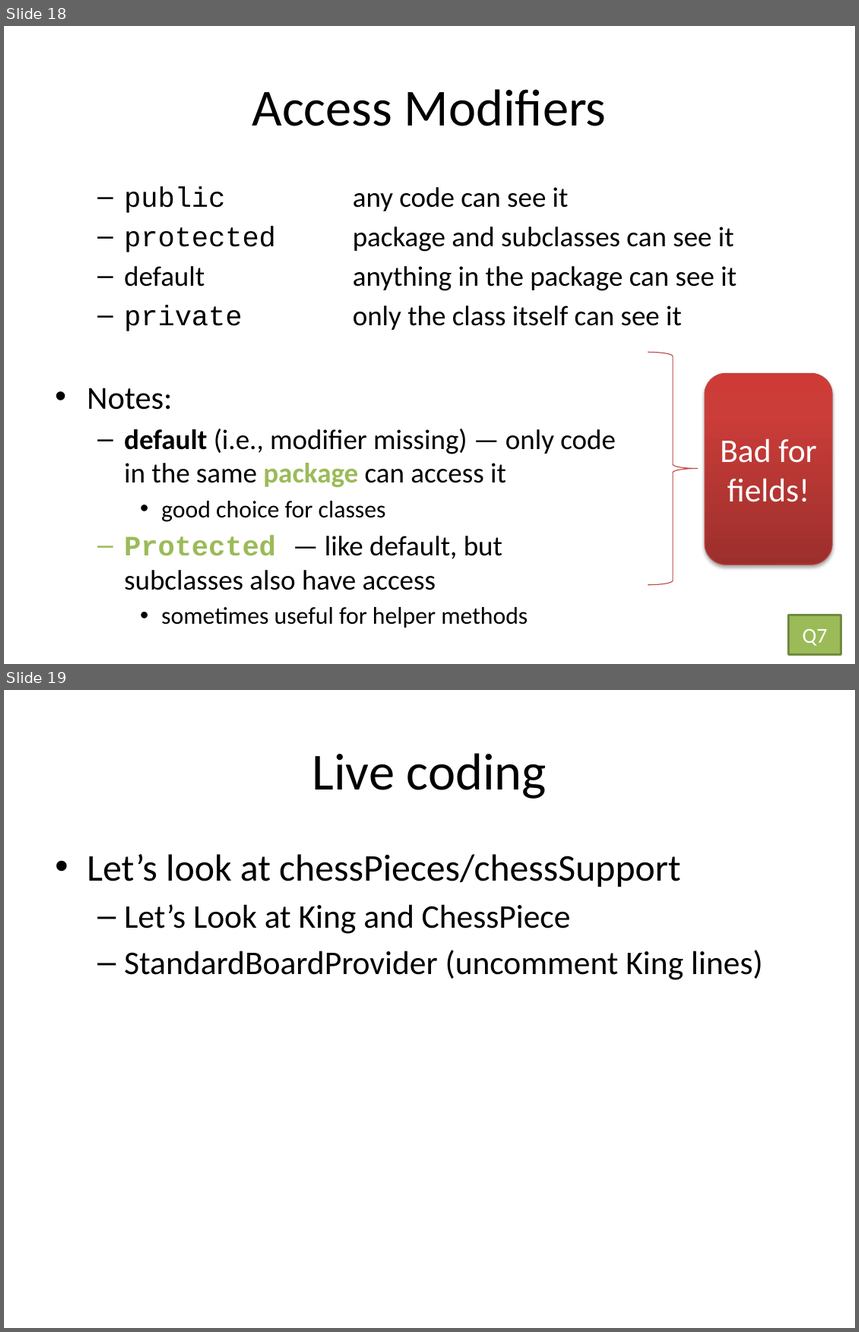
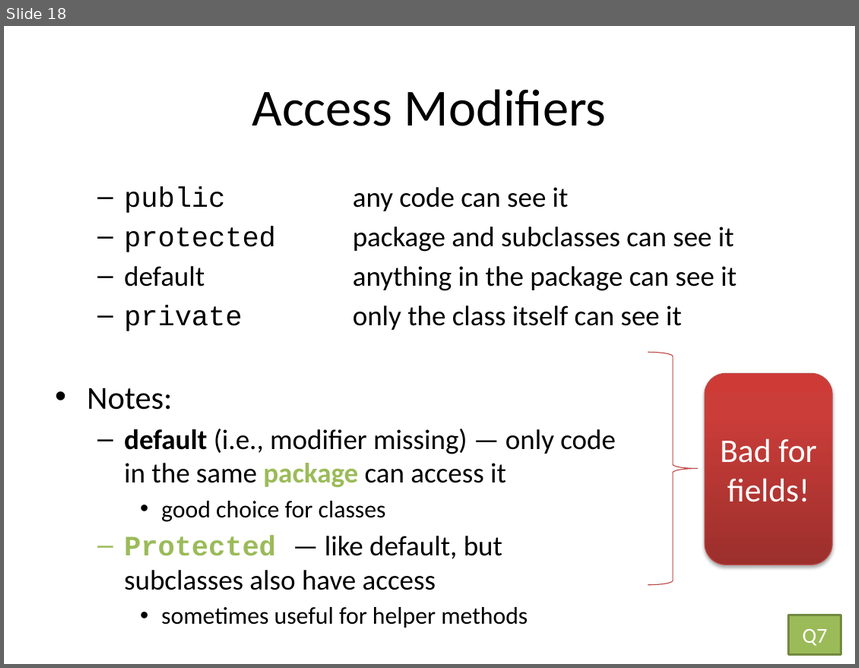
Before and after one commit to rhit-pagvams/csse220, a slide deck: ClassMaterials/ReusableCode/Slides/Part4-Inheritance.pptx. Shown one above the other, each under a label of ours: slides 18 and 19 before the commit, slide 18 after it. The pictures are 859x1332 and 859x668 pixels, drawn with LibreOffice and Linux fonts; fonts in the diff are those of the drawing. Boxes give left, top, right and bottom in pixels: in the first picture for what was removed or moved away, otherwise in the second. Text is boxed around its words. In the diff, an @@ line names an element or a change of style, - is before the commit and + after.

```diff
--- a/ClassMaterials/ReusableCode/Slides/Part4-Inheritance.pptx
+++ b/ClassMaterials/ReusableCode/Slides/Part4-Inheritance.pptx
@@ slide 19 removed at bbox=[4, 690, 855, 1328], background #FFFFFF @@
@@ title removed at bbox=[313, 753, 547, 799] @@
-Live coding
@@ text removed at bbox=[87, 854, 763, 980] @@
-• Let’s look at chessPieces/chessSupport
-  – Let’s Look at King and ChessPiece
-  – StandardBoardProvider (uncomment King lines)
```
Also in this commit, not shown: 5 other slides removed, 7 other files.
